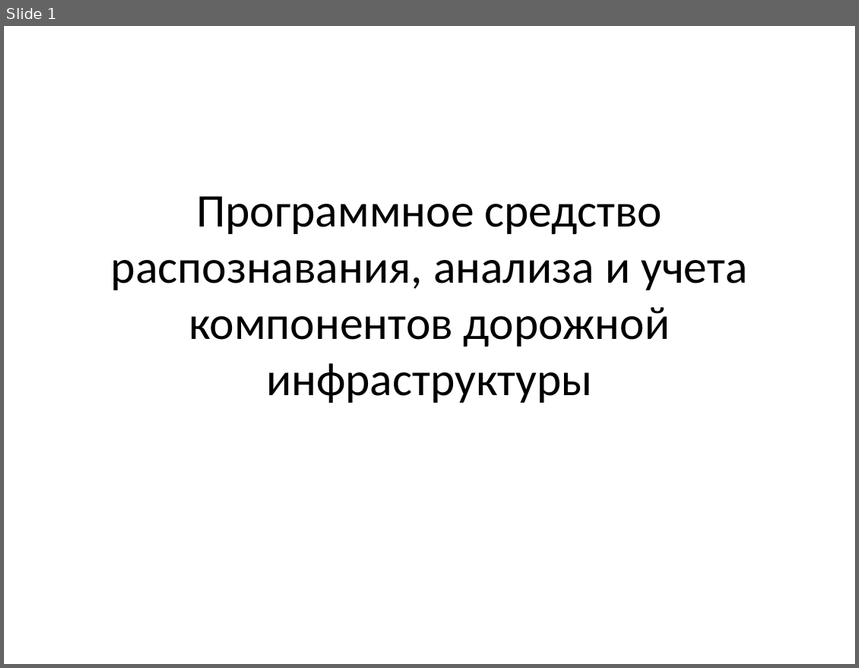
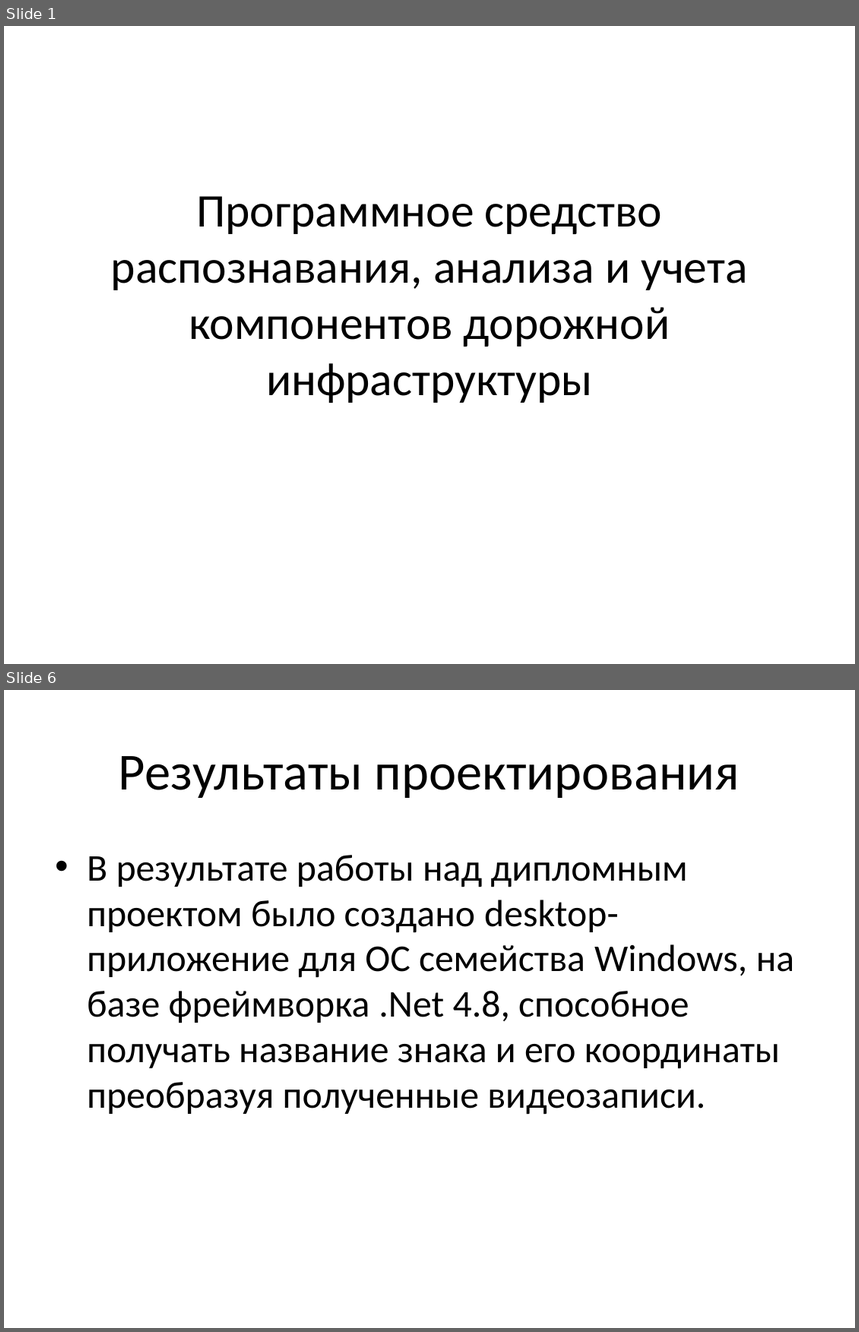
Before and after one commit to Jekillokda/Diplom, a slide deck: доделать/Презентация.pptx. Shown one above the other, each under a label of ours: slide 1 before the commit, slides 1 and 6 after it; the slides between them are not shown. The pictures are 859x668 and 859x1332 pixels, drawn with LibreOffice and Linux fonts; fonts in the diff are those of the drawing. Boxes give left, top, right and bottom in pixels: in the first picture for what was removed or moved away, otherwise in the second. Text is boxed around its words. In the diff, an @@ line names an element or a change of style, - is before the commit and + after.

```diff
--- a/доделать/Презентация.pptx
+++ b/доделать/Презентация.pptx
@@ slide 6 added at [4, 690, 855, 1328], background #FFFFFF @@
@@ title added at [119, 756, 740, 798], 44 pt, text #000000 @@
+Результаты проектирования
@@ text added at [87, 855, 794, 1115], 32 pt, text #000000 @@
+• В результате работы над дипломным проектом было создано desktop-приложение для ОС семейства Windows, на базе фреймворка .Net 4.8, способное получать название знака и его координаты преобразуя полученные видеозаписи.
```
Also in this commit, not shown: 4 other slides added, 33 other files.
